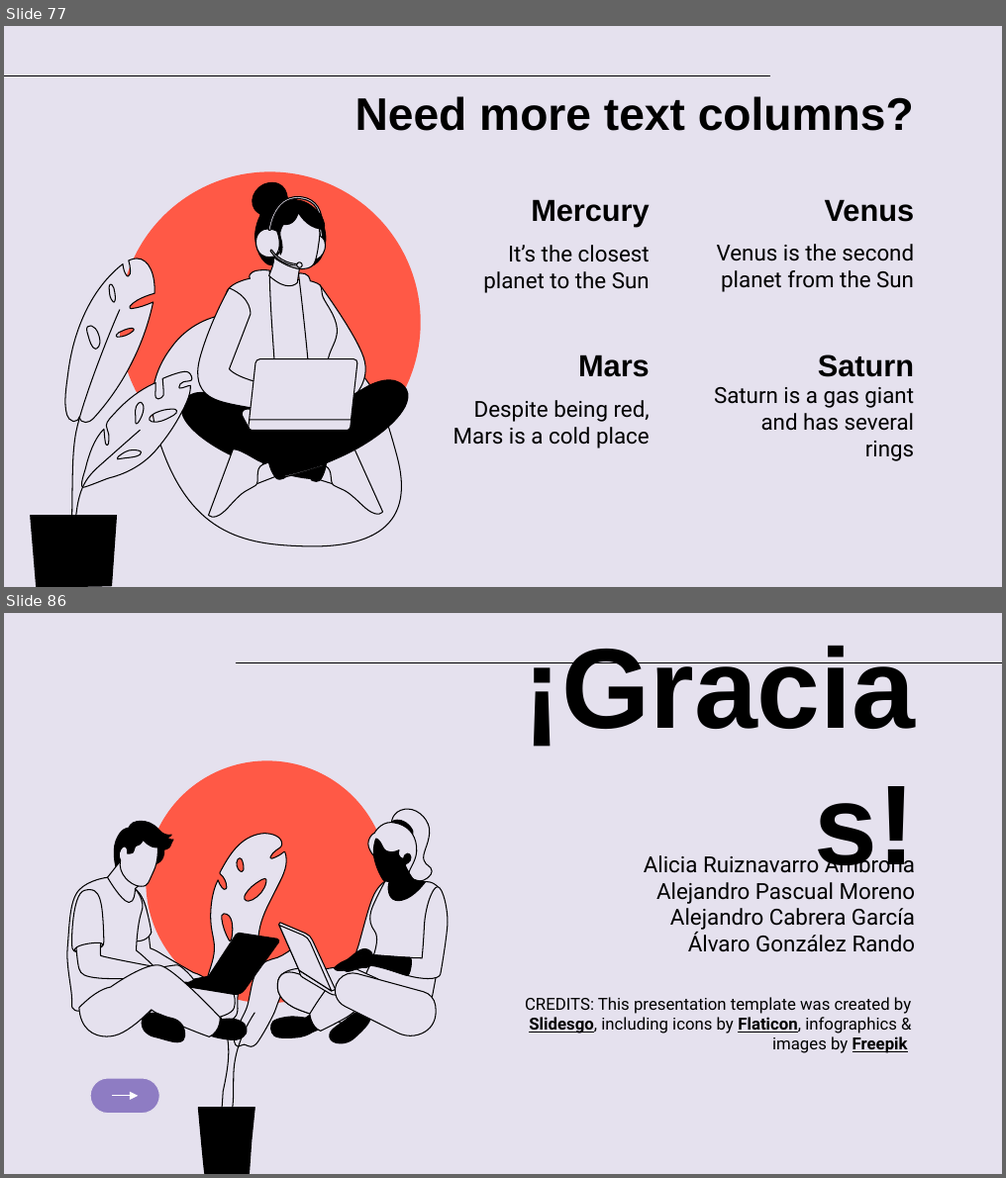
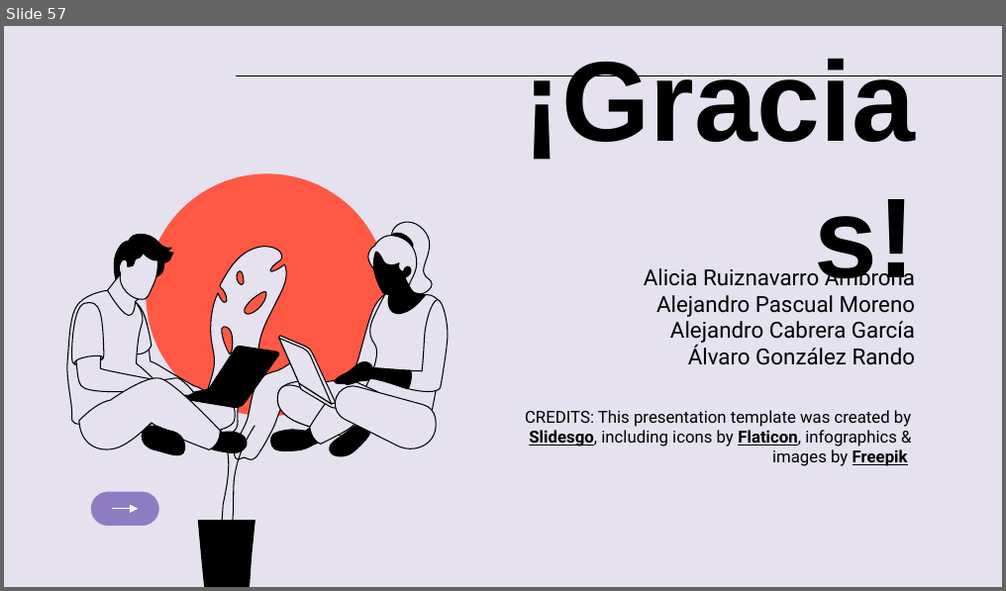
Before and after one commit to Equipo-2/Sprint3Grupo2DAW_JAVA, a slide deck: STORY1 - SPRINT 4 PARTE 3 - PRESENTACIÓN REFACTORIZACION.pptx. Shown one above the other, each under a label of ours: slides 77 and 86 before the commit, slide 57 after it; the slides between them are not shown. The pictures are 1006x1178 and 1006x591 pixels, drawn with LibreOffice and Linux fonts; fonts in the diff are those of the drawing. Boxes give left, top, right and bottom in pixels: in the first picture for what was removed or moved away, otherwise in the second. Text is boxed around its words. In the diff, an @@ line names an element or a change of style, - is before the commit and + after.

```diff
--- a/STORY1 - SPRINT 4 PARTE 3 - PRESENTACIÓN REFACTORIZACION.pptx
+++ b/STORY1 - SPRINT 4 PARTE 3 - PRESENTACIÓN REFACTORIZACION.pptx
@@ slide 77 removed at (4,26,1002,587), background #E5E1EE @@
@@ line removed from (4, 76) to (770, 76) @@
@@ title removed at (355,96,914,131) @@
-Need more text columns?
@@ ellipse removed at (120,172,421,473) @@
@@ subtitle removed at (531,199,649,227) @@
-Mercury
@@ subtitle removed at (825,199,915,222) @@
-Venus
@@ subtitle removed at (483,245,649,293) @@
-It’s the closest planet to the Sun
@@ subtitle removed at (717,244,914,292) @@
-Venus is the second planet from the Sun
@@ subtitle removed at (578,355,649,377) @@
-Mars
@@ subtitle removed at (818,355,914,377) @@
-Saturn
@@ subtitle removed at (453,400,649,449) @@
-Despite being red, Mars is a cold place
@@ subtitle removed at (714,387,915,462) @@
-Saturn is a gas giant and has several rings
@@ group removed at (148,182,426,547): 40 freeform shapes @@
@@ group removed at (30,259,194,587): 5 freeform shapes @@
@@ what was slide 86 is now slide 57 @@
```
Also in this commit, not shown: 28 other slides removed.
